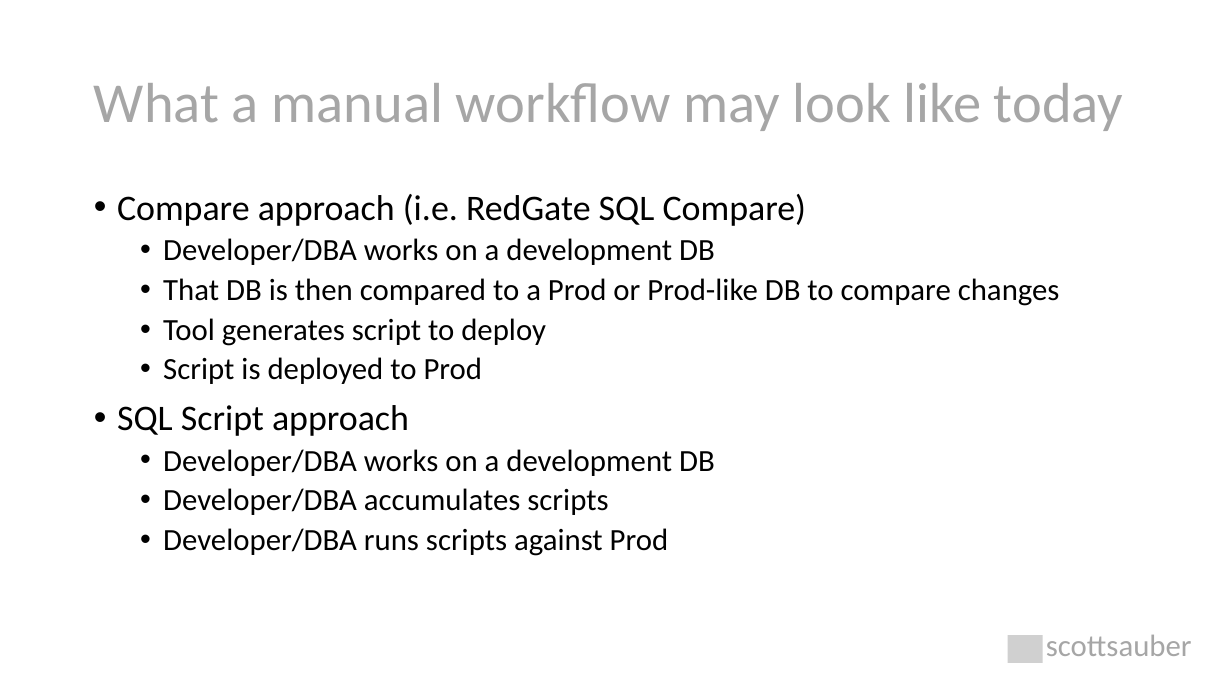
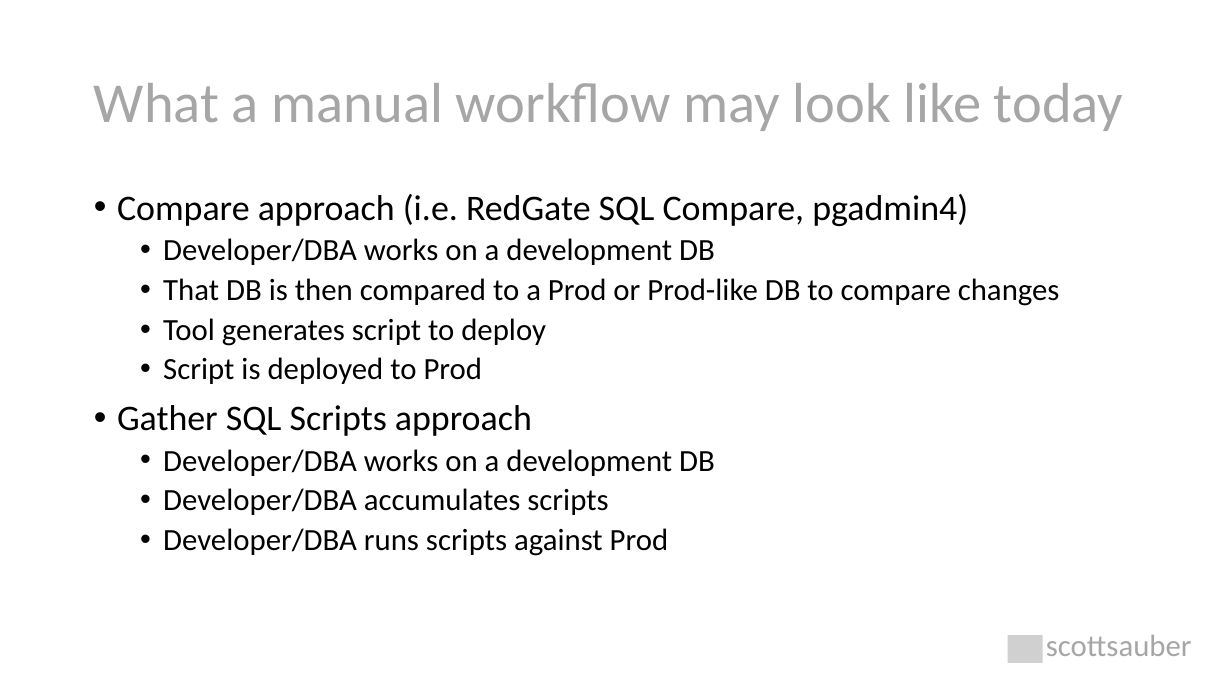
Before and after one commit to scottsauber/talks, a slide deck: slide 7 of 2022-05-11-NDCLondon-DatabaseDevOps/database-devops.pptx. Drawn at 1232x693 pixels with LibreOffice and Linux fonts; fonts in the diff are those of the drawing; grey boxes stand for pictures. Boxes give left, top, right and bottom in pixels: in the first picture for what was removed or moved away, otherwise in the second. Text is boxed around its words. In the diff, an @@ line names an element or a change of style, - is before the commit and + after.

Commit message:
update slides

```diff
--- a/2022-05-11-NDCLondon-DatabaseDevOps/database-devops.pptx
+++ b/2022-05-11-NDCLondon-DatabaseDevOps/database-devops.pptx
@@ text at (x1=117, y1=194, x2=968, y2=226): text changed @@
-• Compare approach (i.e. RedGate SQL Compare)
+• Compare approach (i.e. RedGate SQL Compare, pgadmin4)
@@ text at (x1=117, y1=405, x2=532, y2=436): text changed @@
-• SQL Script approach
+• Gather SQL Scripts approach
```
Also in this commit, not shown: 9 other slides changed, 1 slide added, 1 slide removed.
